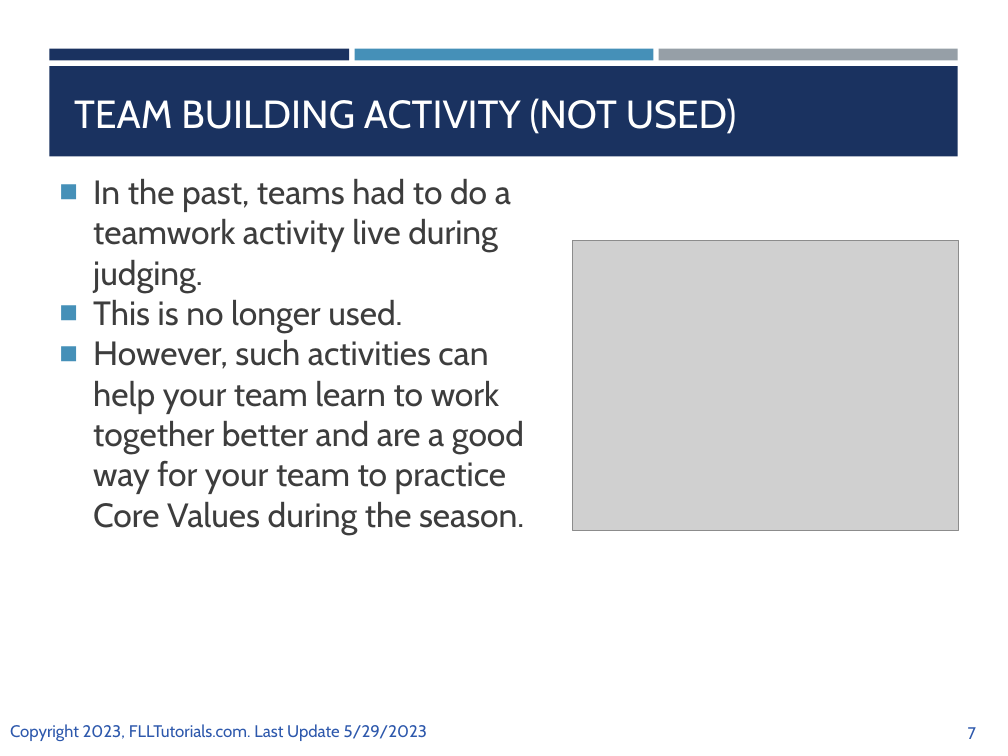
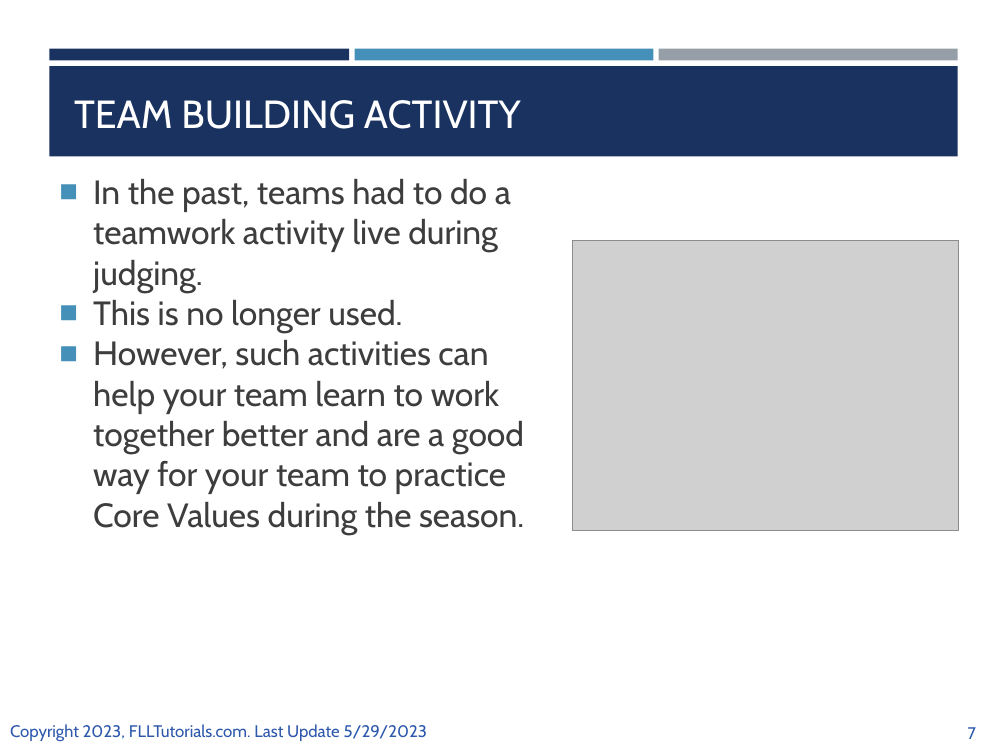
Before and after one commit to ev3lessons/FLL-Tutorials, a slide deck: slide 7 of translations/en-us/CoreValues/CVJudging.pptx. Drawn at 1008x756 pixels with LibreOffice and Linux fonts; fonts in the diff are those of the drawing; grey boxes stand for pictures. Boxes give left, top, right and bottom in pixels: in the first picture for what was removed or moved away, otherwise in the second. Text is boxed around its words. In the diff, an @@ line names an element or a change of style, - is before the commit and + after.

```diff
--- a/translations/en-us/CoreValues/CVJudging.pptx
+++ b/translations/en-us/CoreValues/CVJudging.pptx
@@ title at box(74, 100, 521, 129): text changed @@
-TEAM BUILDING ACTIVITY (NOT USED)
+TEAM BUILDING ACTIVITY
```
Also in this commit, not shown: 3 other slides changed, 2 slides added, 1 other file.
